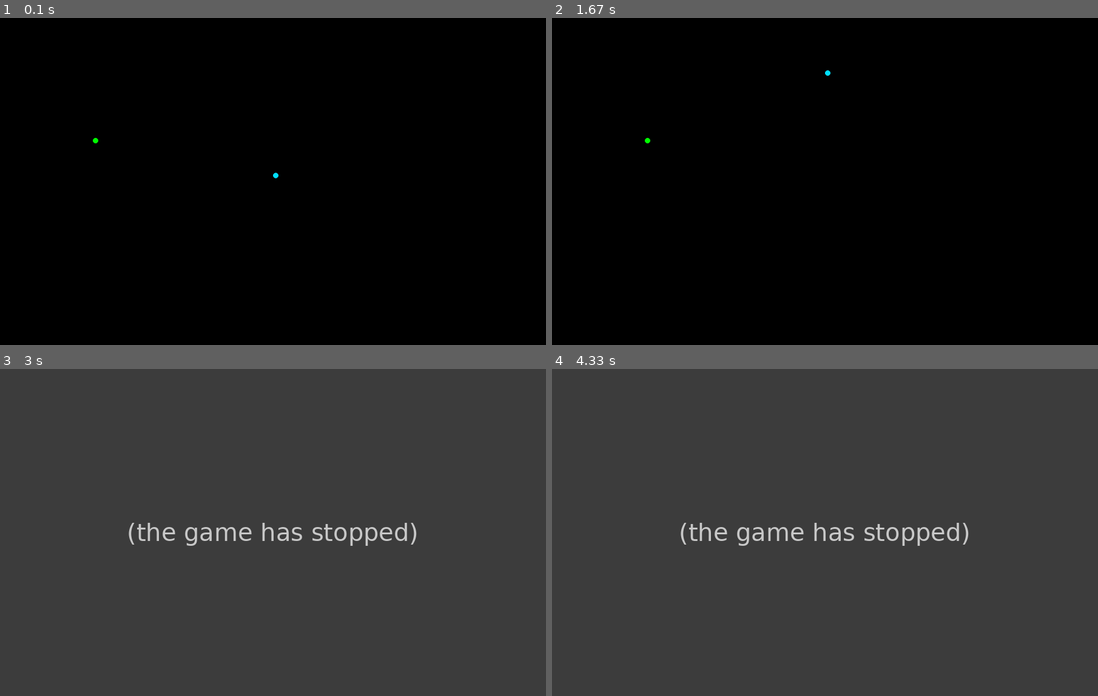
Above: before the commit, frames 1-4 (two rows, left to right).
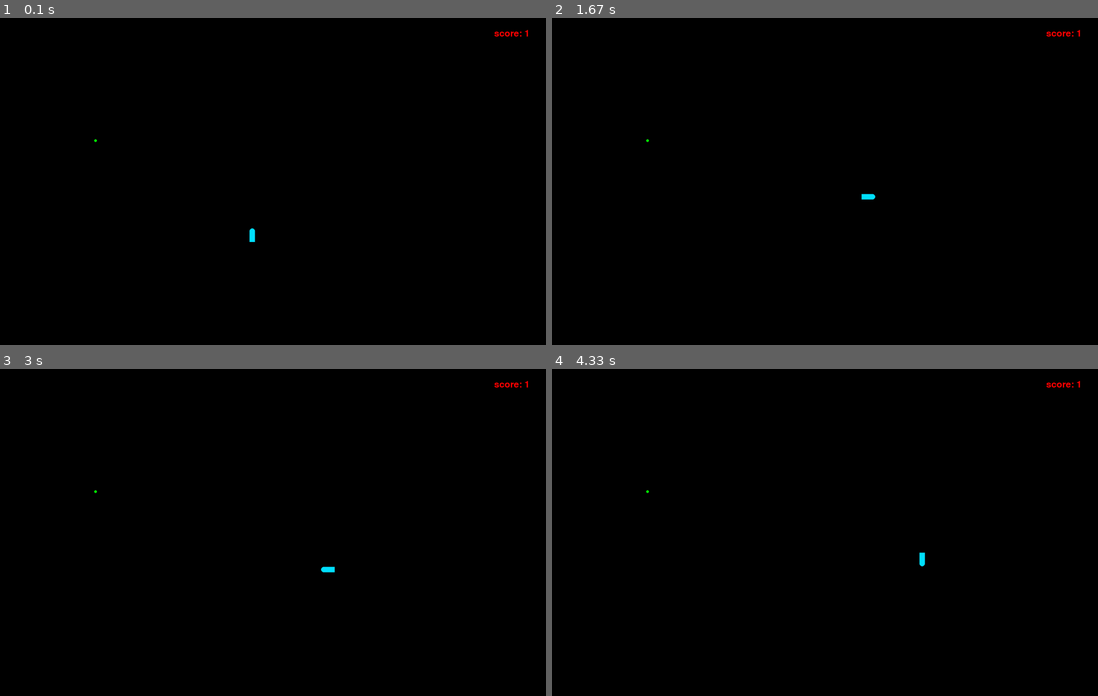
Above: after the commit, the same moments.

Repository: Tijan-cyber/snake_game
Game: pygame game, started from pygame_snejk.py
Two runs of this game, one before a commit and one after it. Both use one fixed random seed, a clock stepped at 60 frames per second and the inputs below.
Inputs:
- Up to frame 1 (0.1 s): no input
- Up to frame 2 (1.67 s): hold Right 0.33-0.8 s; hold Up 0.83-1.13 s; hold Right 1.17-1.63 s
- Up to frame 3 (3 s): hold Down 2.23-2.53 s; hold Left 2.57-2.97 s
- Up to frame 4 (4.33 s): hold Up 3-3.37 s; hold Right 3.4-4.03 s; hold Down from 4.07 s (still down)

The runs differ from the first frame. In frame 1, 0.1% of the frame differs, in the area x 17-97%, y 3-69%; in frame 2, 0.1%; in frame 3, 100%, in the area x 0-100%, y 0-100%; in frame 4, 100%.
Before the commit the program exited at 2.47 s; later frames show no game.

Commit message:
narejen snake game s scorom

Diff:
--- a/pygame_snejk.py
+++ b/pygame_snejk.py
@@ -27,10 +27,7 @@
 	def __init__(self):
 		self.smer = "gor"
 		self.zivljenje = True
-		self.pozicije = [[1000, 600]]
-
-
-
+		self.pozicije=[[914, 804], [912, 804], [910, 804], [908, 804], [906, 804], [904, 804], [902, 804], [900, 804], [898, 804], [896, 804], [894, 804]]
 	def sprememba_smeri(self, pritisk):
 		smeri = ["gor", "levo", "dol", "desno"]
 		if pritisk == "a":
@@ -42,7 +39,7 @@
 		elif pritisk == "s":
 			self.smer = "dol"
 
-		print(self.smer)
+
 
 
 
@@ -138,8 +135,8 @@
 
 		possible = [
 			[x, y]
-			for x in range(10, 2000)
-			for y in range(10, 1200)
+			for x in range(100, 1900)
+			for y in range(100, 1000)
 			if [x, y] not in snake
 		]
 
@@ -169,14 +166,37 @@
 					if event.key == pygame.K_d:
 						self.sprememba_smeri("d")
 
+
+					if event.key == pygame.K_UP:
+						self.sprememba_smeri("w")
+
+					if event.key == pygame.K_DOWN:
+						self.sprememba_smeri("s")
+
+					if event.key == pygame.K_LEFT:
+						self.sprememba_smeri("a")
+
+					if event.key == pygame.K_RIGHT:
+						self.sprememba_smeri("d")
+
 			screen.fill(bg)
 
-			pygame.draw.circle(screen, (0, 255, 0), (self.hrana[0], self.hrana[1]), 10)
+			pygame.draw.circle(screen, (0, 255, 0), (self.hrana[0], self.hrana[1]), 5)
 			# rectangle size
-			dx = abs(self.pozicije[0][0] - self.hrana[0])
-			dy = abs(self.pozicije[0][1] - self.hrana[1])
-
-			if (dx*dx + dy*dy) <= 100: #NEDELUJOCI CE PRIDE Z LEVE
+
+			x = self.pozicije[0][0]
+			y = self.pozicije[0][1]
+
+			if self.smer == "levo":
+			    head_center = (x, y+10)
+			elif self.smer == "desno":
+			    head_center = (x+20, y+10)
+			elif self.smer == "gor":
+			    head_center = (x+10, y)
+			elif self.smer == "dol":
+			    head_center = (x+10, y+20)
+
+			if abs(head_center[0]-self.hrana[0]) <= 12 and abs(head_center[1]-self.hrana[1]) <= 12 :
 				self.podaljsevanje()
 				self.nova_hrana()
 			else:
@@ -201,12 +221,14 @@
 				except Exception as e:
 					self.znotraj = False
 
+			dolzina = str(len(self.pozicije)//10)
+
+			screen.blit(font.render(f"score: {dolzina}",True,(255,0,0)),(1810,40))
+
 			self.znotraj_check()
 
 
 			pygame.display.flip()
-
-
 
 
 
@@ -224,9 +246,11 @@
 pygame.display.set_caption("Pygame")
 bg = (0,0,0)
 igra = True
+font=pygame.font.Font(None,50)
+
 
 clock = pygame.time.Clock()
-#clock.tick(0.05)
+
 
 
 igralna_plosca = Polje()
